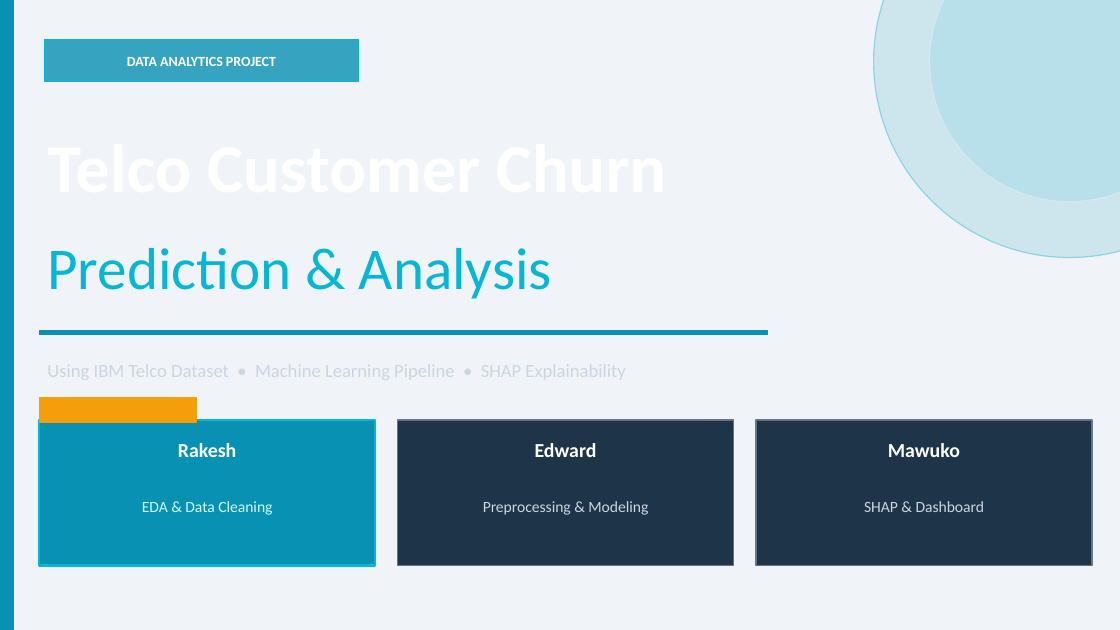
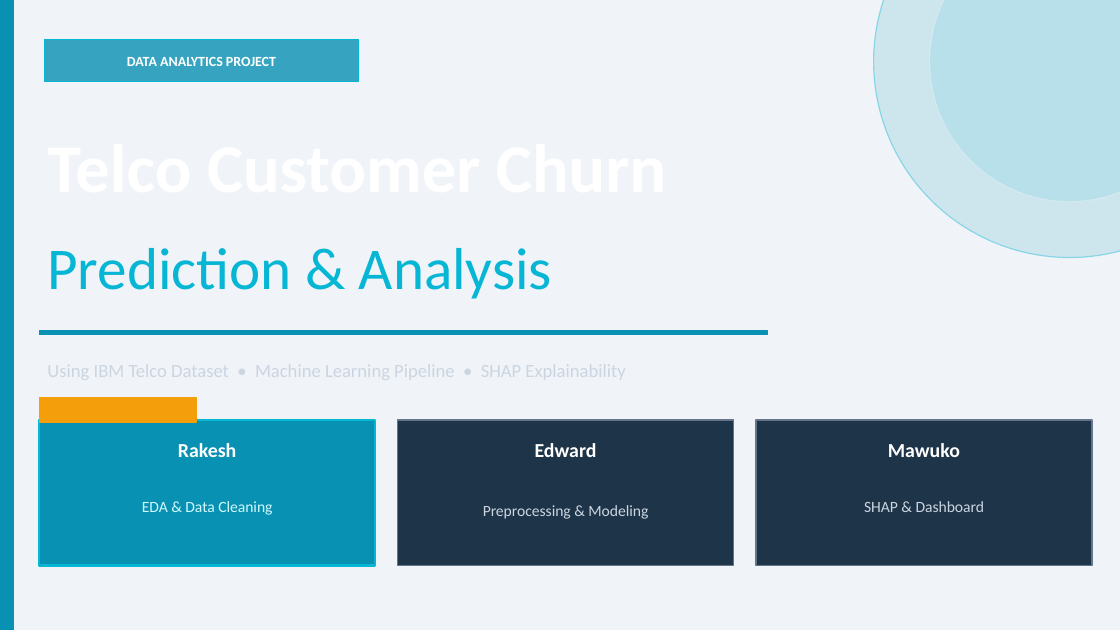
Before and after one commit to edodo/datavisualization, a slide deck: slide 1 of group_project.pptx. Drawn at 1120x630 pixels with LibreOffice and Linux fonts; fonts in the diff are those of the drawing. Boxes give left, top, right and bottom in pixels: in the first picture for what was removed or moved away, otherwise in the second. Text is boxed around its words. In the diff, an @@ line names an element or a change of style, - is before the commit and + after.

```diff
--- a/group_project.pptx
+++ b/group_project.pptx
@@ text "Preprocessing & Modeling": place and size @@
-text "Preprocessing & Modeling" at (483,501,648,515)
+text "Preprocessing & Modeling" at (483,505,648,519)
```
Also in this commit, not shown: 6 other slides changed.
